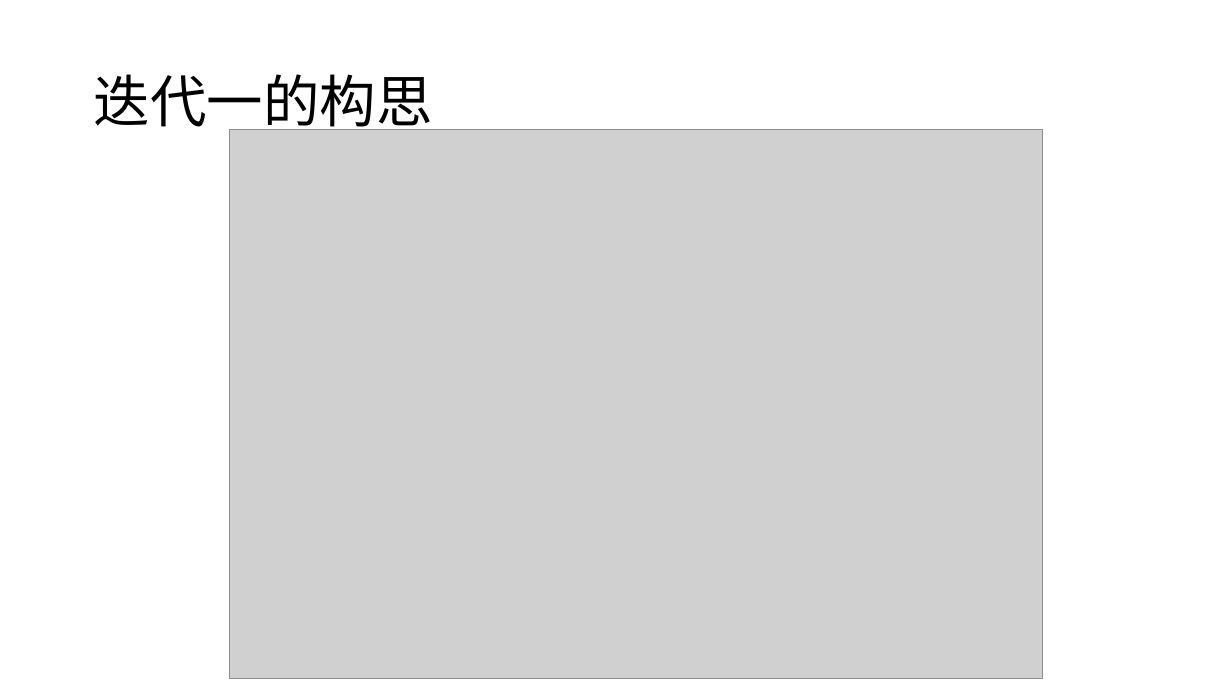
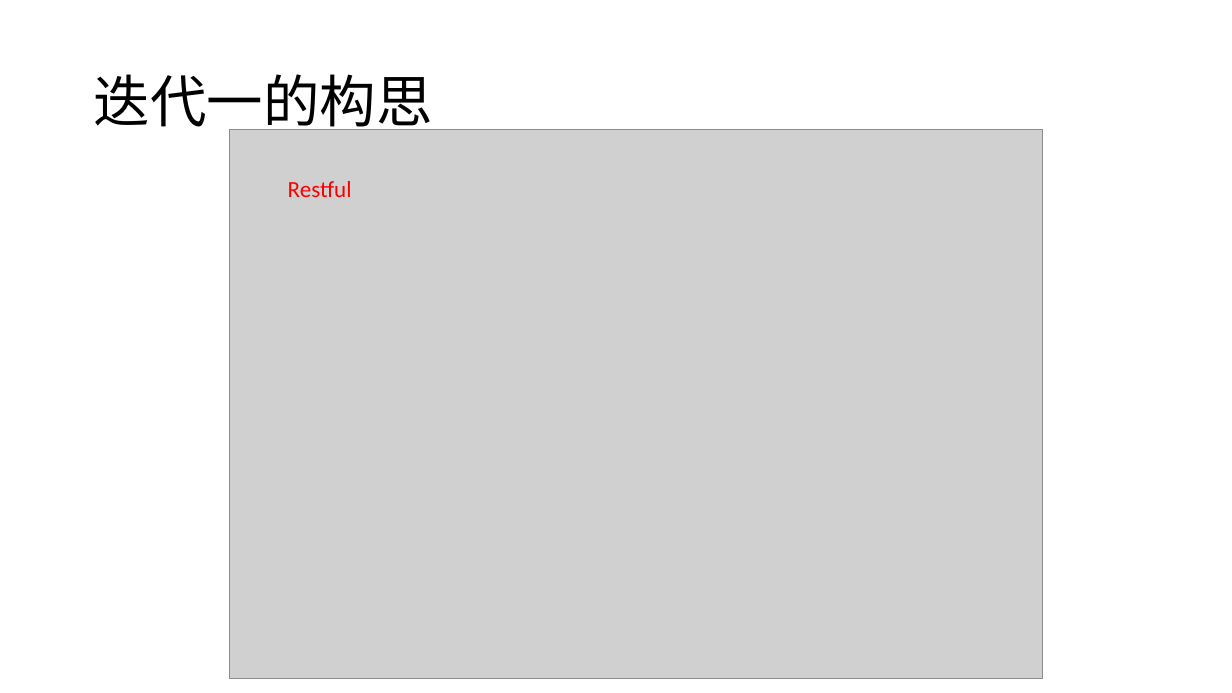
Before and after one commit to NJU-SE3/DevelopDocs, a slide deck: slide 3 of Iteration_2/架构设计部署/架构设计部署.pptx (slide 4 before the commit). Drawn at 1232x693 pixels with LibreOffice and Linux fonts; fonts in the diff are those of the drawing; grey boxes stand for pictures. Boxes give left, top, right and bottom in pixels: in the first picture for what was removed or moved away, otherwise in the second. Text is boxed around its words. In the diff, an @@ line names an element or a change of style, - is before the commit and + after.

```diff
--- a/Iteration_2/架构设计部署/架构设计部署.pptx
+++ b/Iteration_2/架构设计部署/架构设计部署.pptx
@@ text added at (x1=288, y1=181, x2=352, y2=197), 18 pt, text #FF0000 @@
+Restful
```
Also in this commit, not shown: 1 other slide changed, 2 slides added, 2 slides removed, 1 other file.
